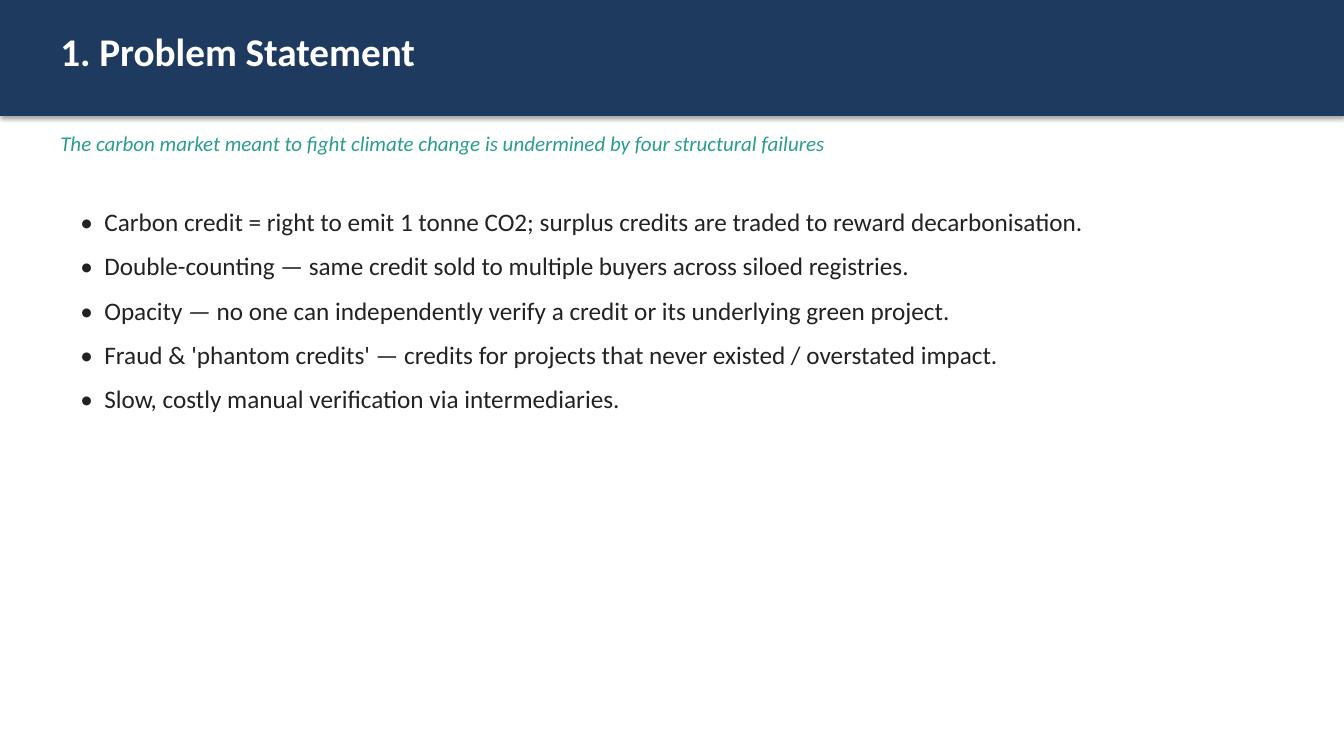
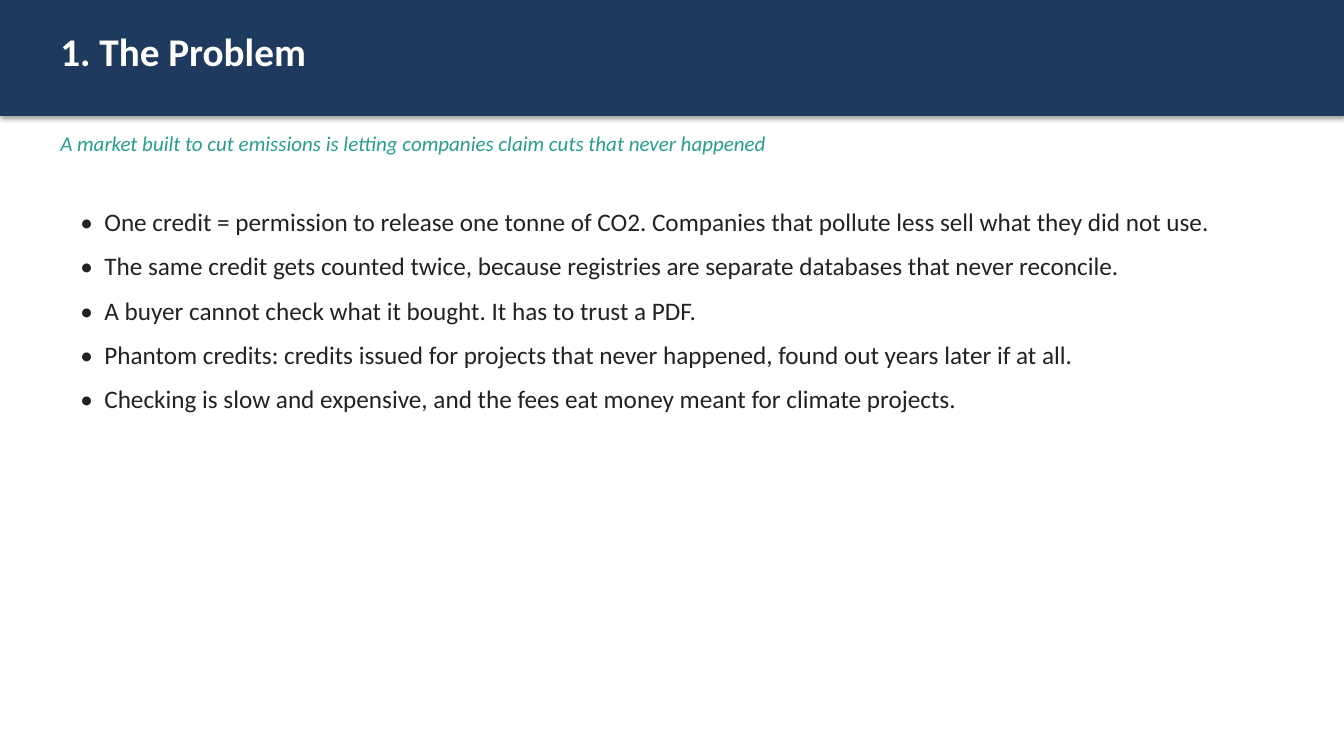
Before and after one commit to AviDhandhania/carbon-credit-blockchain, a slide deck: slide 3 of presentation/DA1_Presentation.pptx. Drawn at 1344x756 pixels with LibreOffice and Linux fonts; fonts in the diff are those of the drawing. Boxes give left, top, right and bottom in pixels: in the first picture for what was removed or moved away, otherwise in the second. Text is boxed around its words. In the diff, an @@ line names an element or a change of style, - is before the commit and + after.

```diff
--- a/presentation/DA1_Presentation.pptx
+++ b/presentation/DA1_Presentation.pptx
@@ text at [60,38,306,67]: text changed @@
-1. Problem Statement
+1. The Problem
@@ text at [60,136,766,155]: text changed @@
-The carbon market meant to fight climate change is undermined by four structural failures
+A market built to cut emissions is letting companies claim cuts that never happened
@@ text at [104,213,1208,413]: text changed @@
-• Carbon credit = right to emit 1 tonne CO2; surplus credits are traded to reward decarbonisation.
-• Double-counting — same credit sold to multiple buyers across siloed registries.
-• Opacity — no one can independently verify a credit or its underlying green project.
-• Fraud & 'phantom credits' — credits for projects that never existed / overstated impact.
-• Slow, costly manual verification via intermediaries.
+• One credit = permission to release one tonne of CO2. Companies that pollute less sell what they did not use.
+• The same credit gets counted twice, because registries are separate databases that never reconcile.
+• A buyer cannot check what it bought. It has to trust a PDF.
+• Phantom credits: credits issued for projects that never happened, found out years later if at all.
+• Checking is slow and expensive, and the fees eat money meant for climate projects.
```
Also in this commit, not shown: 10 other slides changed, 3 slides added, 1 slide removed, 10 other files.
